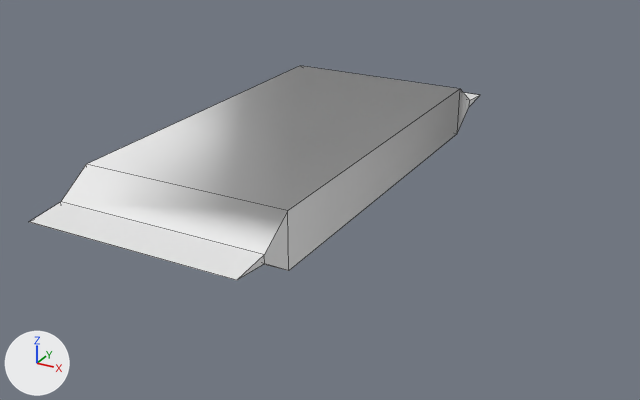
Before and after pictures for a commit that changed the FBX model WPG III/Assets/Prefabs/Masak Sarimi/bungkus mie.fbx.
One viewpoint serves both versions: a 50 mm lens placed at (3.31, -5.62, 2.41), pointed at (0.36, -0.26, -0.27). The lights are fixed; the arrows at lower left show +X, +Y and +Z. Mesh edges are drawn as thin lines. Materials are left out; every surface is plain grey. Vertices at the same position are counted once.
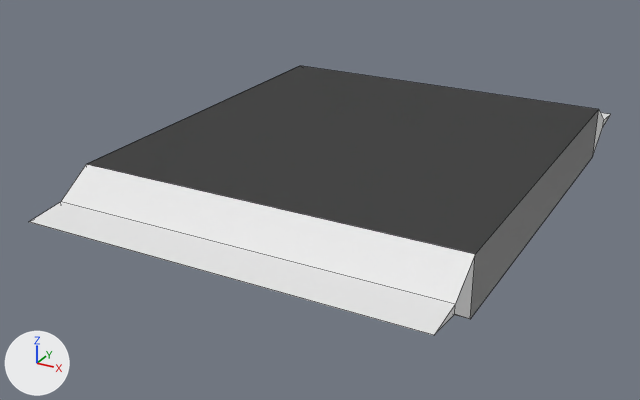
The newer file is also turned or shifted as a whole; pictures and numbers use the older file's frame.

Pixel boxes [x1, y1, x2, y2] of what changed, in the pictures (640 x 400 px):
'Cube', reshaped (29% wider, 26% taller)
    before: [29, 66, 480, 280]
    after: [29, 66, 611, 335]

The edits, one by one:
me_cube_001 is used by ob_cube; location (0.0, 0.0, 0.0).
me_cube_001 had 24 vertices, 24 faces and spanned x -0.8..0.8, y -2.02..2.02, z -0.2..0.2.
me_cube_001 now has 32 vertices, 28 faces and spans x -0.8..1.98, y -2.02..2.02, z -0.2..0.2.
Part 1, on me_cube_001:
12 vertices are removed from x 0.8, y -2.02..2.02, z -0.2..0.2.
20 faces are deleted.
8 vertices are added at x -0.8..1.98, y -1.46..1.46, z -0.2..0.2.
12 new vertices lie (2.78, 0.0, 0.0) away from vertices in x -0.8, y -2.02..2.02, z -0.2..0.2.
24 new faces join them.
